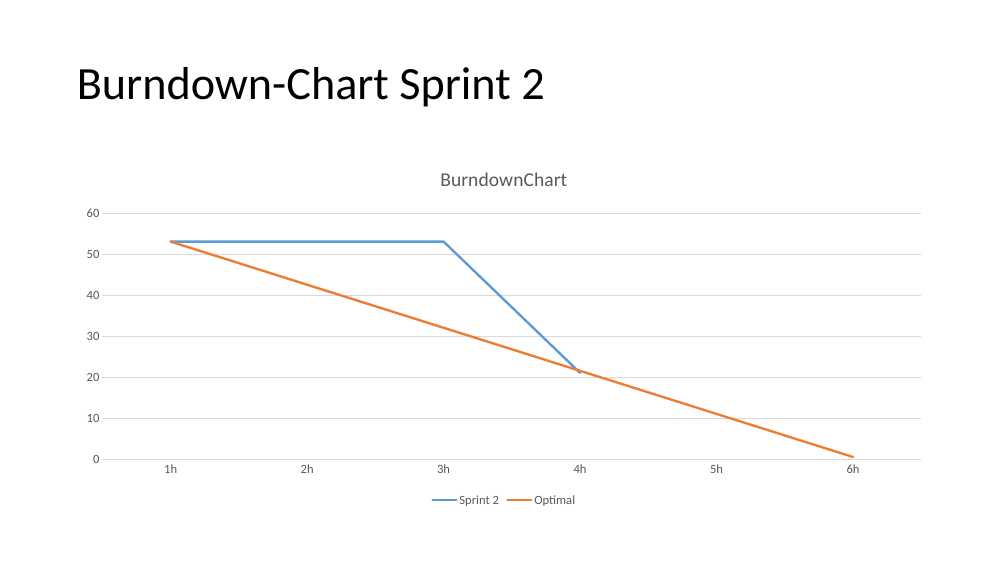
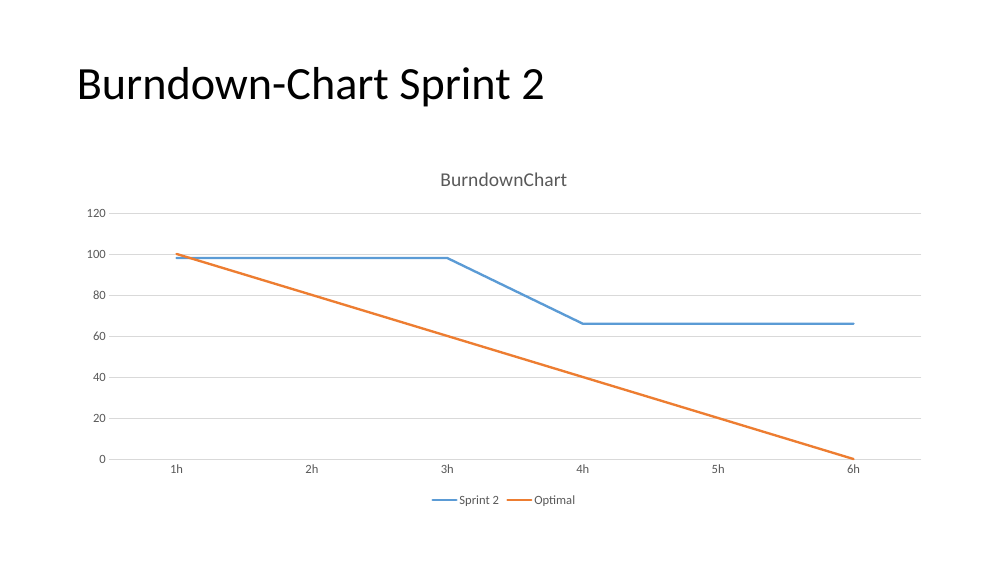
Before and after one commit to zbuchs-bbc/Raumplaner, a slide deck: slide 5 of Scrum Planing.pptx. Drawn at 1008x567 pixels with LibreOffice and Linux fonts; fonts in the diff are those of the drawing. Boxes give left, top, right and bottom in pixels: in the first picture for what was removed or moved away, otherwise in the second. Text is boxed around its words. In the diff, an @@ line names an element or a change of style, - is before the commit and + after.

```diff
--- a/Scrum Planing.pptx
+++ b/Scrum Planing.pptx
@@ line chart at (x1=70, y1=151, x2=939, y2=511) @@
-Sprint 2: 53, 53, 53, 21, -, -
+Sprint 2: 98, 98, 98, 66, 66, 66
-Optimal: 53, 42, 32, 22, 11, 0
+Optimal: 100, 80, 60, 40, 20, 0
```
Also in this commit, not shown: 2 other slides changed.
